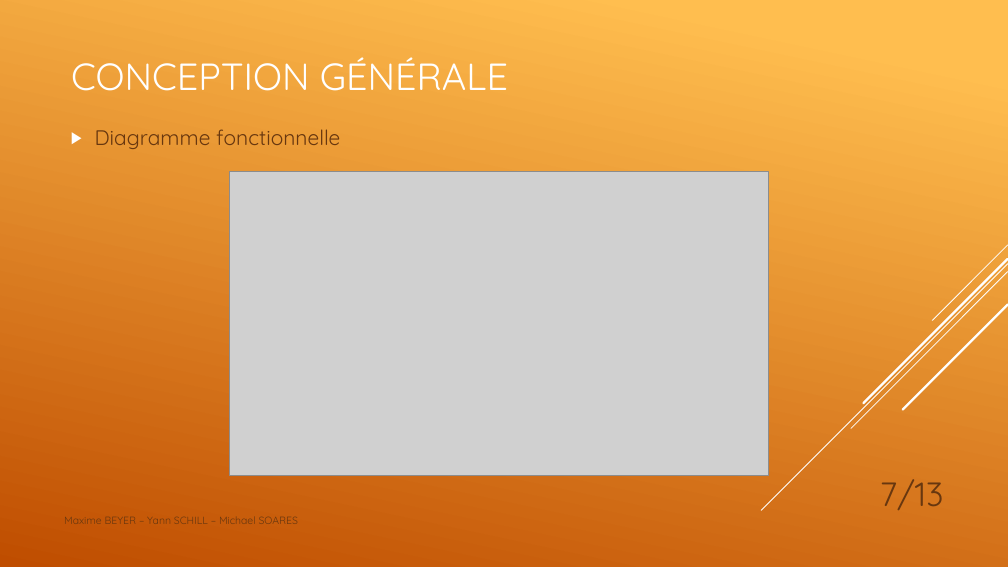
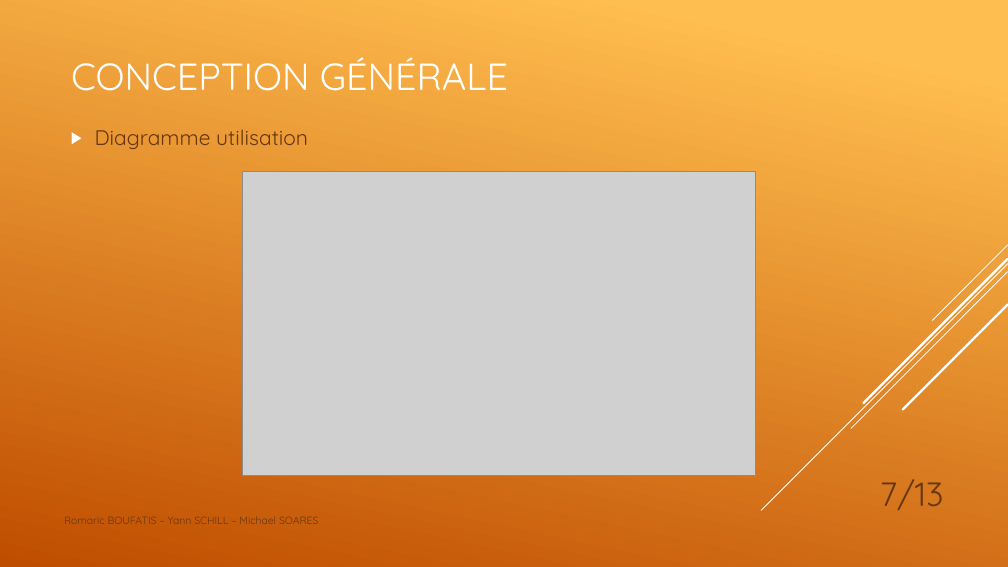
Before and after one commit to Azzur/Game-GaG, a slide deck: slide 7 of PPT.pptx. Drawn at 1008x567 pixels with LibreOffice and Linux fonts; fonts in the diff are those of the drawing; grey boxes stand for pictures; background and template pictures are left out. Boxes give left, top, right and bottom in pixels: in the first picture for what was removed or moved away, otherwise in the second. Text is boxed around its words. In the diff, an @@ line names an element or a change of style, - is before the commit and + after.

```diff
--- a/PPT.pptx
+++ b/PPT.pptx
@@ text at (95, 129, 308, 149): text changed @@
-▶ Diagramme fonctionnelle
+▶ Diagramme utilisation
@@ picture: place and size @@
-picture at (230, 172, 769, 476)
+picture at (243, 172, 756, 476)
@@ text at (64, 516, 318, 524): text changed @@
-Maxime BEYER – Yann SCHILL – Michael SOARES
+Romaric BOUFATIS – Yann SCHILL – Michael SOARES
```
Also in this commit, not shown: 12 other slides changed, 3 slides added.
